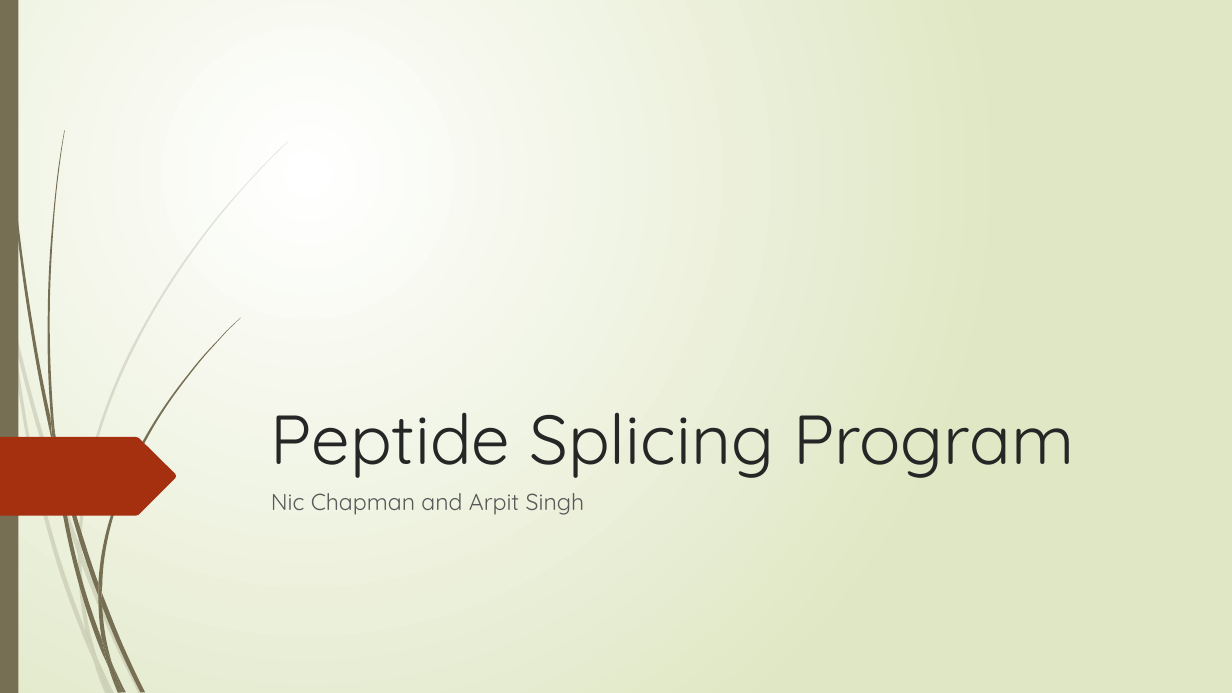
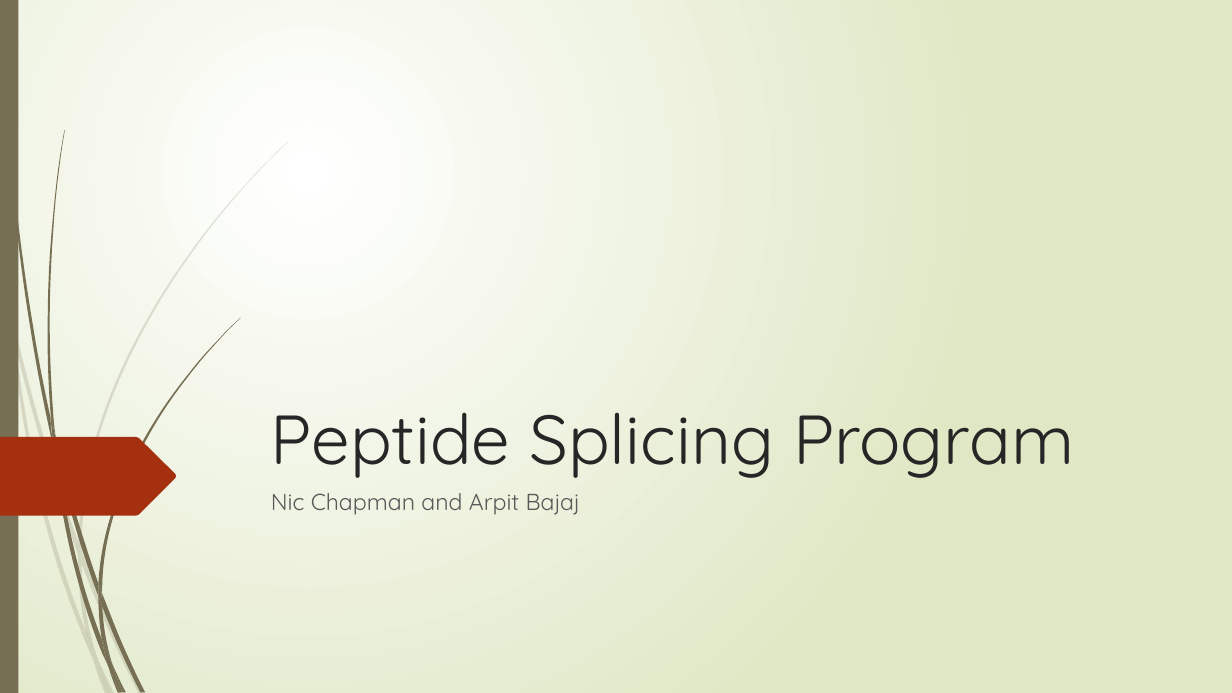
Before and after one commit to nhcha6/MersProject, a slide deck: slide 1 of MersProject/LabMeetingPresentation.pptx. Drawn at 1232x693 pixels with LibreOffice and Linux fonts; fonts in the diff are those of the drawing. Boxes give left, top, right and bottom in pixels: in the first picture for what was removed or moved away, otherwise in the second. Text is boxed around its words. In the diff, an @@ line names an element or a change of style, - is before the commit and + after.

```diff
--- a/MersProject/LabMeetingPresentation.pptx
+++ b/MersProject/LabMeetingPresentation.pptx
@@ subtitle at [271, 493, 580, 515]: text changed @@
-Nic Chapman and Arpit Singh
+Nic Chapman and Arpit Bajaj
```
Also in this commit, not shown: 8 other slides changed, 1 other file.
